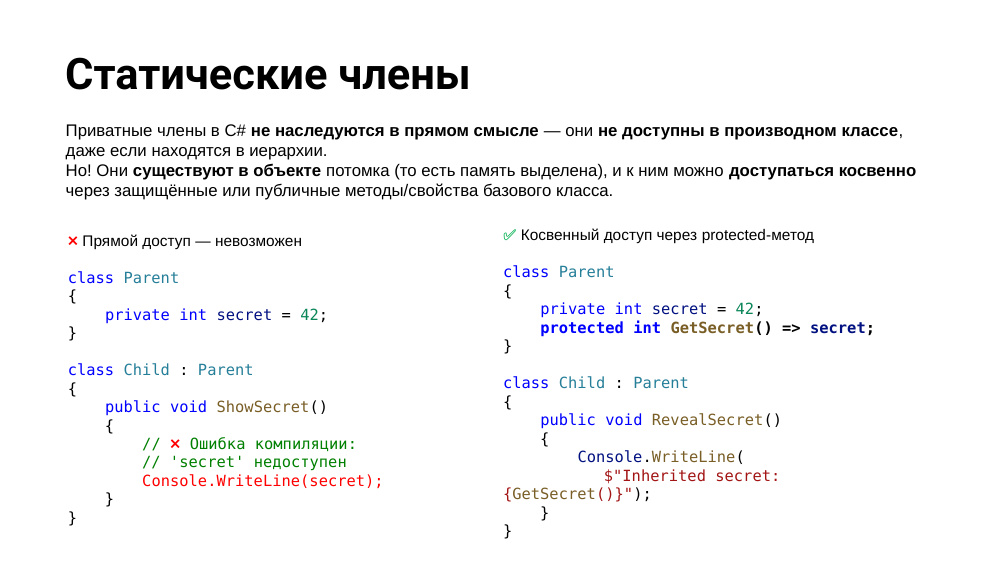
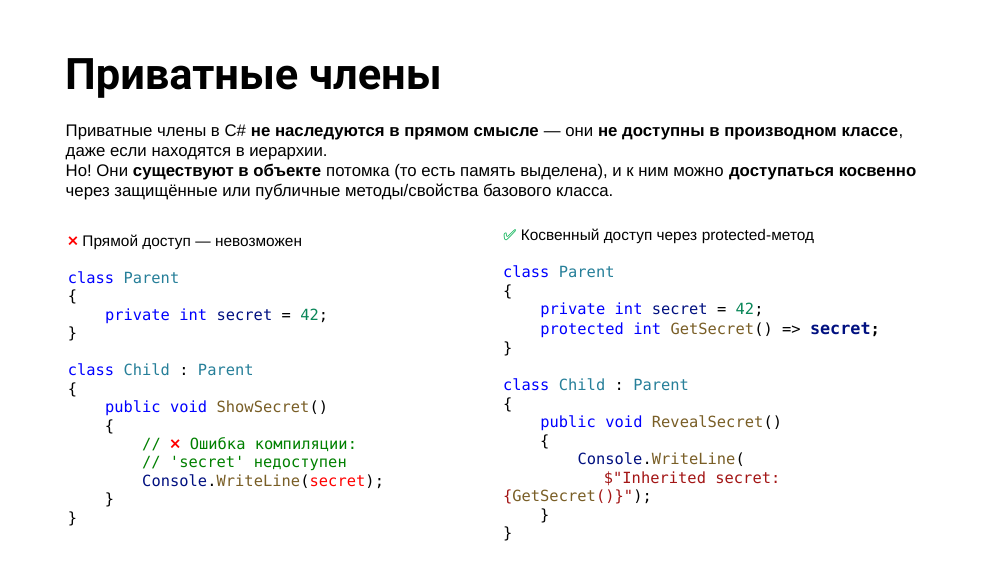
Before and after one commit to NilovPavel/OOP, a slide deck: slide 43 of ООПp.1.pptx (slide 42 before the commit). Drawn at 1008x567 pixels with LibreOffice and Linux fonts; fonts in the diff are those of the drawing; background and template pictures are left out. Boxes give left, top, right and bottom in pixels: in the first picture for what was removed or moved away, otherwise in the second. Text is boxed around its words. In the diff, an @@ line names an element or a change of style, - is before the commit and + after.

```diff
--- a/ООПp.1.pptx
+++ b/ООПp.1.pptx
@@ title at (65,58,442,98): text changed @@
-Статические члены
+Приватные члены
@@ text at (540,322,871,338): size 11 to 12 pt in "secret;"; bold off in "protected int GetSecret() =>" @@
@@ text at (142,474,384,489): text colour #FF0000 to #001080, text colour #FF0000 to #000000, text colour #FF0000 to #795E26 in "Console.WriteLine(secret);" @@
```
Also in this commit, not shown: 10 other slides changed, 1 slide added, 5 other files.
